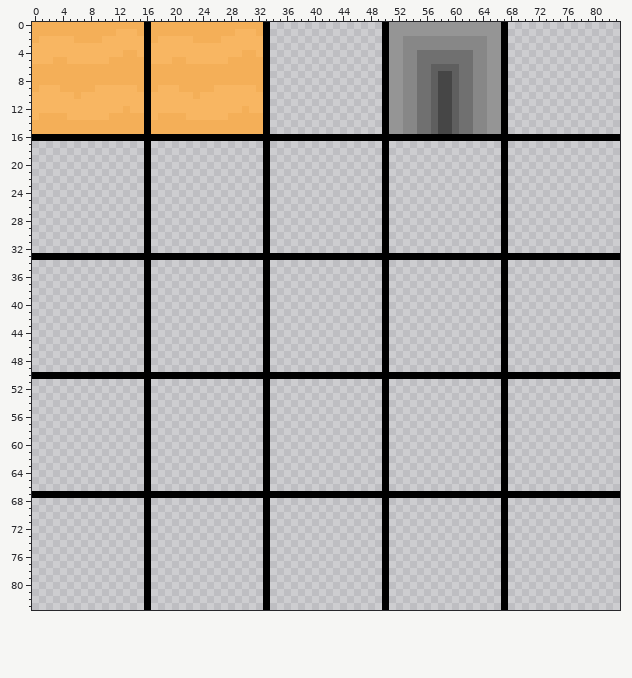
Two versions of one sprite sheet, Resources/DesertTileset.png. The picture above was drawn from the file before the commit.
The file is 84x84 pixels.
The same view after the edit:
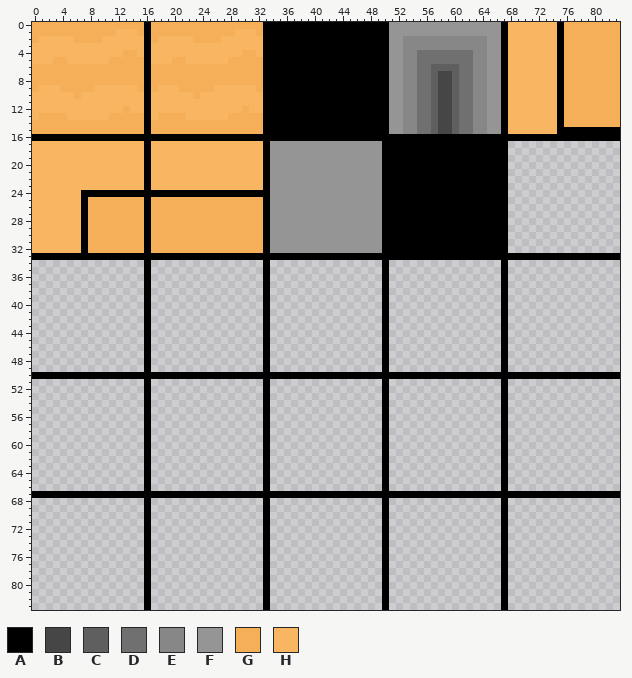
Palette (. is transparent): A #000000  B #464646  C #5f5f5f  D #707070  E #878787  F #959595  G #f4af58  H #f8b662
Author's note on the commit: basic design for volcano biome, added pyramid teleport to desert biome
Changes in this commit:
There is now colour A in rows 0 to 14 at x 34 to 49 and 75; in row 15 at x 34 to 49 and 75 to 83; in rows 17 to 23 at x 51 to 66; in row 24 at x 7 to 15, 17 to 32 and 51 to 66; in rows 25 to 32 at x 7 and 51 to 66.
There is now colour F in rows 17 to 32 at x 34 to 49.
There is now colour G in rows 0 to 14 at x 76 to 83; in rows 25 to 32 at x 8 to 15 and 17 to 32.
There is now colour H in rows 0 to 15 at x 68 to 74; in rows 17 to 23 at x 0 to 15 and 17 to 32; in rows 24 to 32 at x 0 to 6.
